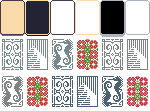
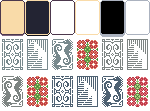
Comparing the layer stacks of the two 150 × 111 images. Changes:
painted on "black_decor4" over [28, 40, 146, 105]
painted on "Copy of Paint Layer 2" (1st of 6, in "decor4") over [28, 40, 146, 105]
painted on "Copy of Paint Layer 2" (5th of 6, in "decor4") over [28, 40, 146, 105]
painted on "dark_decor3" over [28, 40, 146, 105]
painted on "decor3" over [28, 40, 146, 105]
painted on "black_decor2" over [28, 40, 146, 105]
painted on "dark_decor2" over [28, 40, 146, 105]
added layer "Copy of decor2" above "decor2" over [28, 40, 96, 105]
hid "decor2", painted on it over [28, 40, 146, 105]
painted on "dark_decor1" over [28, 40, 146, 105]
painted on "black_empty" over [28, 40, 146, 105]
painted on "black" over [28, 40, 146, 105]
